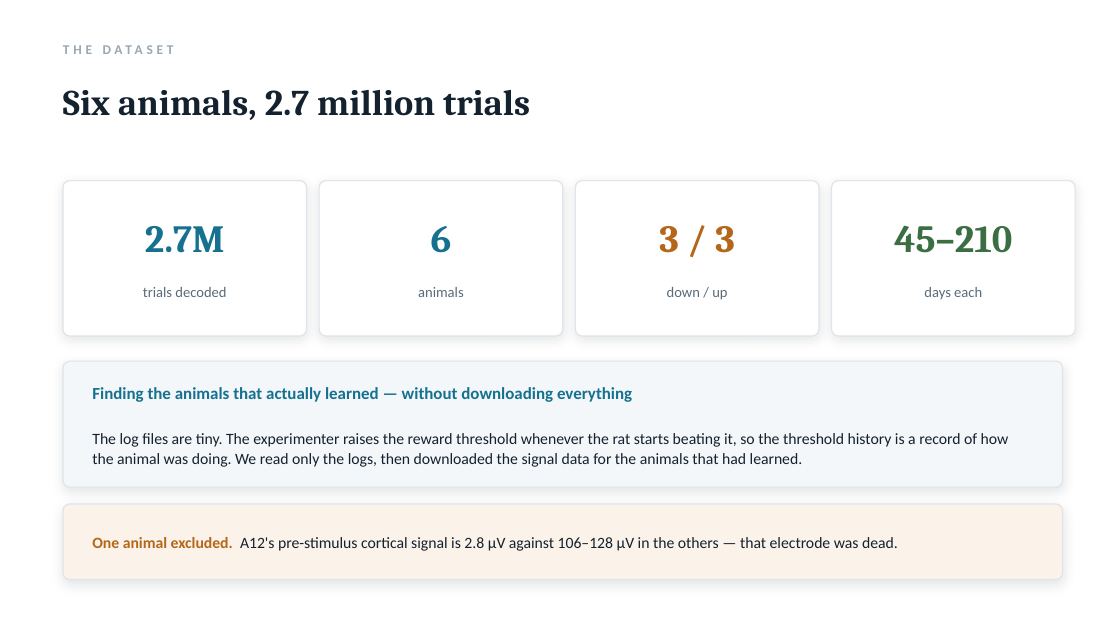
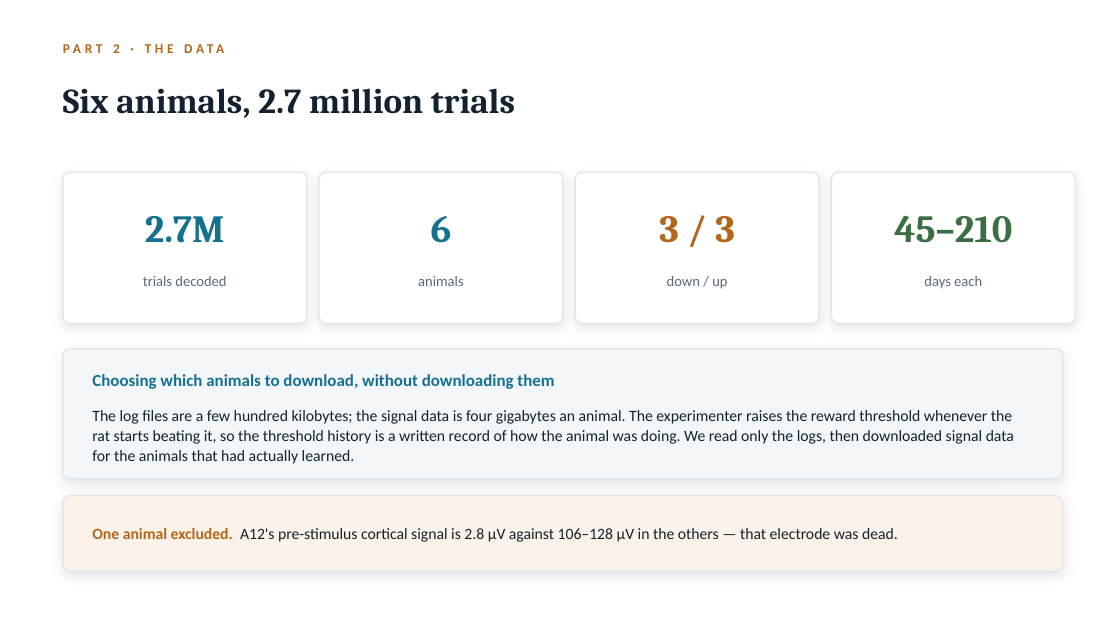
Before and after one commit to switchrao777/hroc-ncan, a slide deck: slide 7 of slides/HROC_Team_Presentation.pptx (slide 4 before the commit). Drawn at 1120x630 pixels with LibreOffice and Linux fonts; fonts in the diff are those of the drawing. Boxes give left, top, right and bottom in pixels: in the first picture for what was removed or moved away, otherwise in the second. Text is boxed around its words. In the diff, an @@ line names an element or a change of style, - is before the commit and + after.

Commit message:
Expand the NCAN group talk to a full-length session
Twenty-seven slides across five parts: the question and why a learned
representation suits it, the data and the decoding problem, how the model and
pipeline were built, the results with their controls, and where the work goes.

Adds seven purpose-drawn explanatory figures: what an autoencoder is and why the
bottleneck forces it to learn real structure, the end-to-end pipeline, the
learning-versus-electrode-drift confound, the within-window design, the shuffle
control, the tech stack and daily workflow, and the variance partition.

```diff
--- a/slides/HROC_Team_Presentation.pptx
+++ b/slides/HROC_Team_Presentation.pptx
@@ text at <box>92,44,449,421</box>: text changed; text colour #9AA8B4 to #B4671A @@
-THE DATASET
+PART 2 · THE DATA
@@ text "Six animals, 2.7 million trials" at <box>63,88,515,118</box>: size 31 to 30 pt @@
@@ rounded rectangle: place and size @@
-rounded rectangle at <box>63,181,307,336</box>
+rounded rectangle at <box>63,172,307,323</box>
@@ rounded rectangle: place and size @@
-rounded rectangle at <box>319,181,563,336</box>
+rounded rectangle at <box>319,172,563,323</box>
@@ rounded rectangle: place and size @@
-rounded rectangle at <box>576,181,819,336</box>
+rounded rectangle at <box>576,172,819,323</box>
@@ proportions changed in 5 elements at <box>63,349,1063,479</box>, <box>63,172,307,323</box>, <box>319,172,563,323</box>, <box>576,172,819,323</box>, <box>832,172,1075,323</box> @@
@@ rounded rectangle: place and size @@
-rounded rectangle at <box>832,181,1075,336</box>
+rounded rectangle at <box>832,172,1075,323</box>
@@ rounded rectangle: place and size @@
-rounded rectangle at <box>63,361,1063,487</box>
+rounded rectangle at <box>63,349,1063,479</box>
@@ text at <box>92,374,554,389</box>: text changed @@
-Finding the animals that actually learned — without downloading everything
+Choosing which animals to download, without downloading them
@@ text at <box>92,410,1014,464</box>: text changed @@
-The log files are tiny. The experimenter raises the reward threshold whenever the rat starts beating it, so the threshold history is a record of how the animal was doing. We read only the logs, then downloaded the signal data for the animals that had learned.
+The log files are a few hundred kilobytes; the signal data is four gigabytes an animal. The experimenter raises the reward threshold whenever the rat starts beating it, so the threshold history is a written record of how the animal was doing. We read only the logs, then downloaded signal data for the animals that had actually learned.
@@ 9 texts, 1 rounded rectangle: place and size @@
-9 texts, 1 rounded rectangle at <box>63,225,1063,580</box>
+9 texts, 1 rounded rectangle at <box>63,215,1063,571</box>
```
Also in this commit, not shown: 12 other slides changed, 14 slides added, 2 slides removed, 8 other files.
